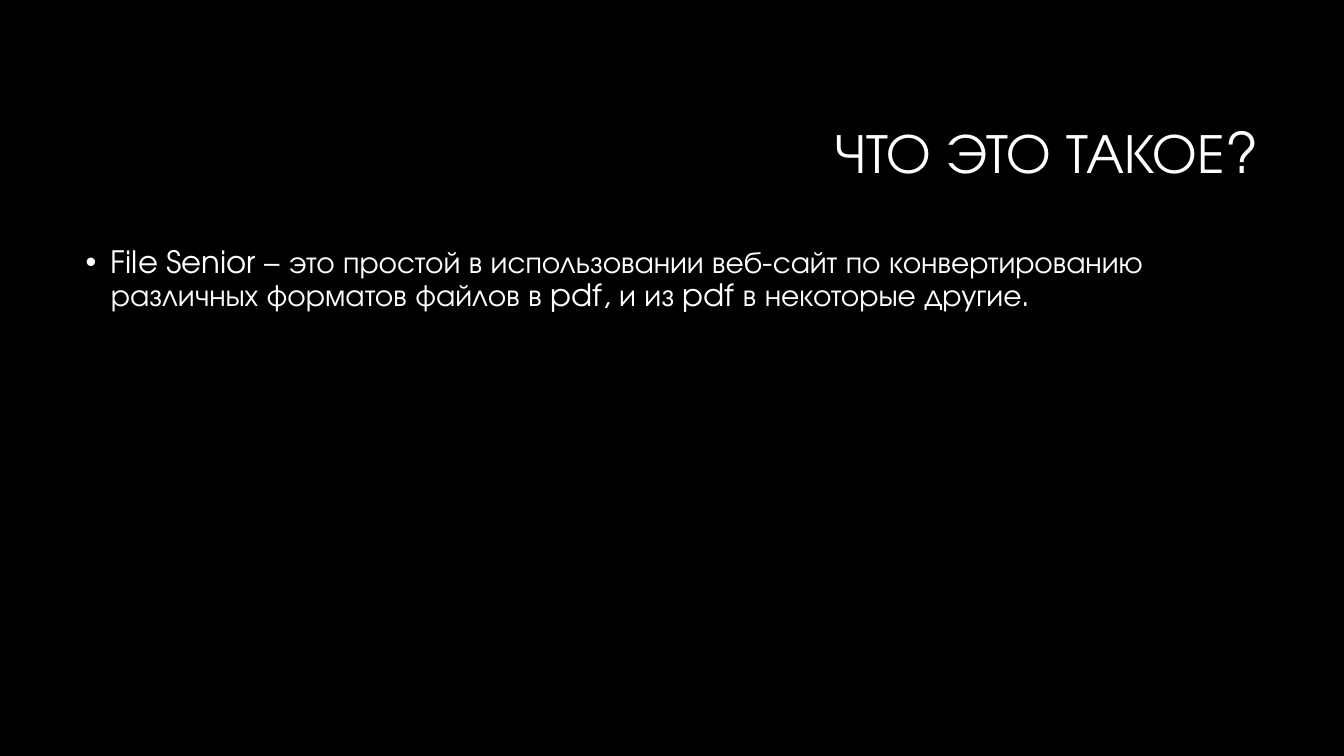
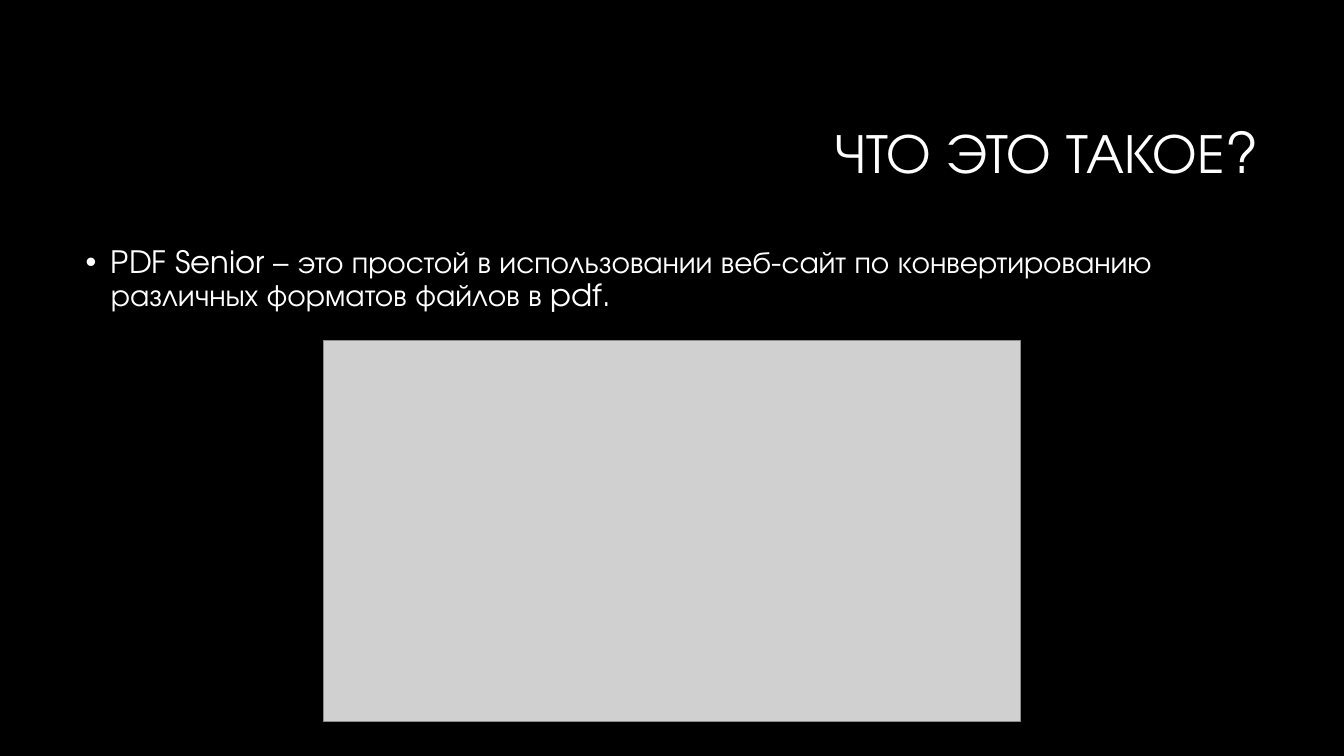
Before and after one commit to FirendEndlire/File_Senior, a slide deck: slide 2 of INFORMATION_FOR_PEOPLE/File Senior(название мб поменяем).pptx. Drawn at 1344x756 pixels with LibreOffice and Linux fonts; fonts in the diff are those of the drawing; grey boxes stand for pictures; background and template pictures are left out. Boxes give left, top, right and bottom in pixels: in the first picture for what was removed or moved away, otherwise in the second. Text is boxed around its words. In the diff, an @@ line names an element or a change of style, - is before the commit and + after.

```diff
--- a/INFORMATION_FOR_PEOPLE/File Senior(название мб поменяем).pptx
+++ b/INFORMATION_FOR_PEOPLE/File Senior(название мб поменяем).pptx
@@ text at (111, 250, 1152, 312): text changed @@
-• File Senior – это простой в использовании веб-сайт по конвертированию различных форматов файлов в pdf, и из pdf в некоторые другие.
+• PDF Senior – это простой в использовании веб-сайт по конвертированию различных форматов файлов в pdf.
@@ picture added at (324, 341, 1020, 722) @@
```
Also in this commit, not shown: 1 other slide changed, 1 slide added, 2 slides removed, 1 other file.
